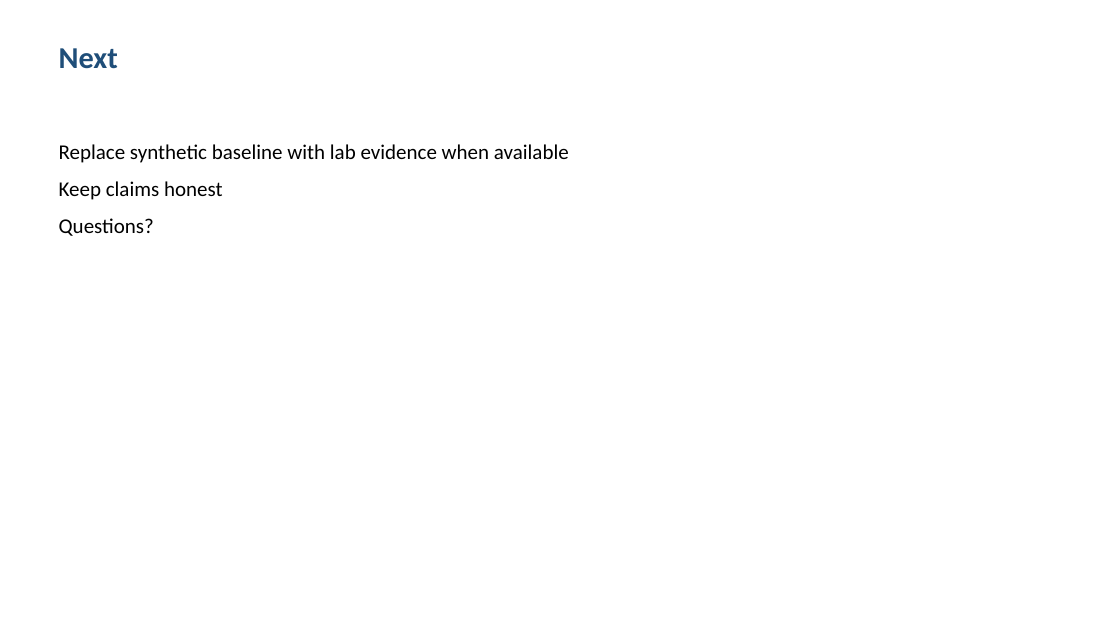
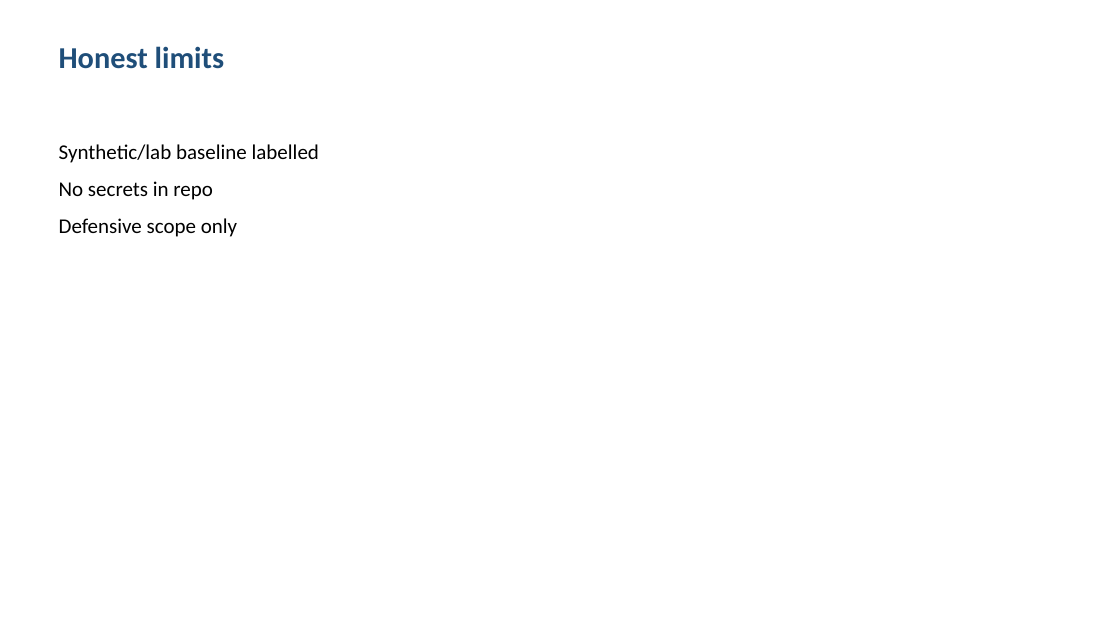
Before and after one commit to shohrabniaz/tax-practice-workflow-dms, a slide deck: slide 4 of Final_Submission/02_Presentation.pptx. Drawn at 1120x630 pixels with LibreOffice and Linux fonts; fonts in the diff are those of the drawing. Boxes give left, top, right and bottom in pixels: in the first picture for what was removed or moved away, otherwise in the second. Text is boxed around its words. In the diff, an @@ line names an element or a change of style, - is before the commit and + after.

```diff
--- a/Final_Submission/02_Presentation.pptx
+++ b/Final_Submission/02_Presentation.pptx
@@ text at (59,46,225,69): text changed @@
-Next
+Honest limits
@@ text at (59,144,319,237): text changed @@
-Replace synthetic baseline with lab evidence when available
-Keep claims honest
-Questions?
+Synthetic/lab baseline labelled
+No secrets in repo
+Defensive scope only
```
Also in this commit, not shown: 3 other slides changed, 12 other files.
